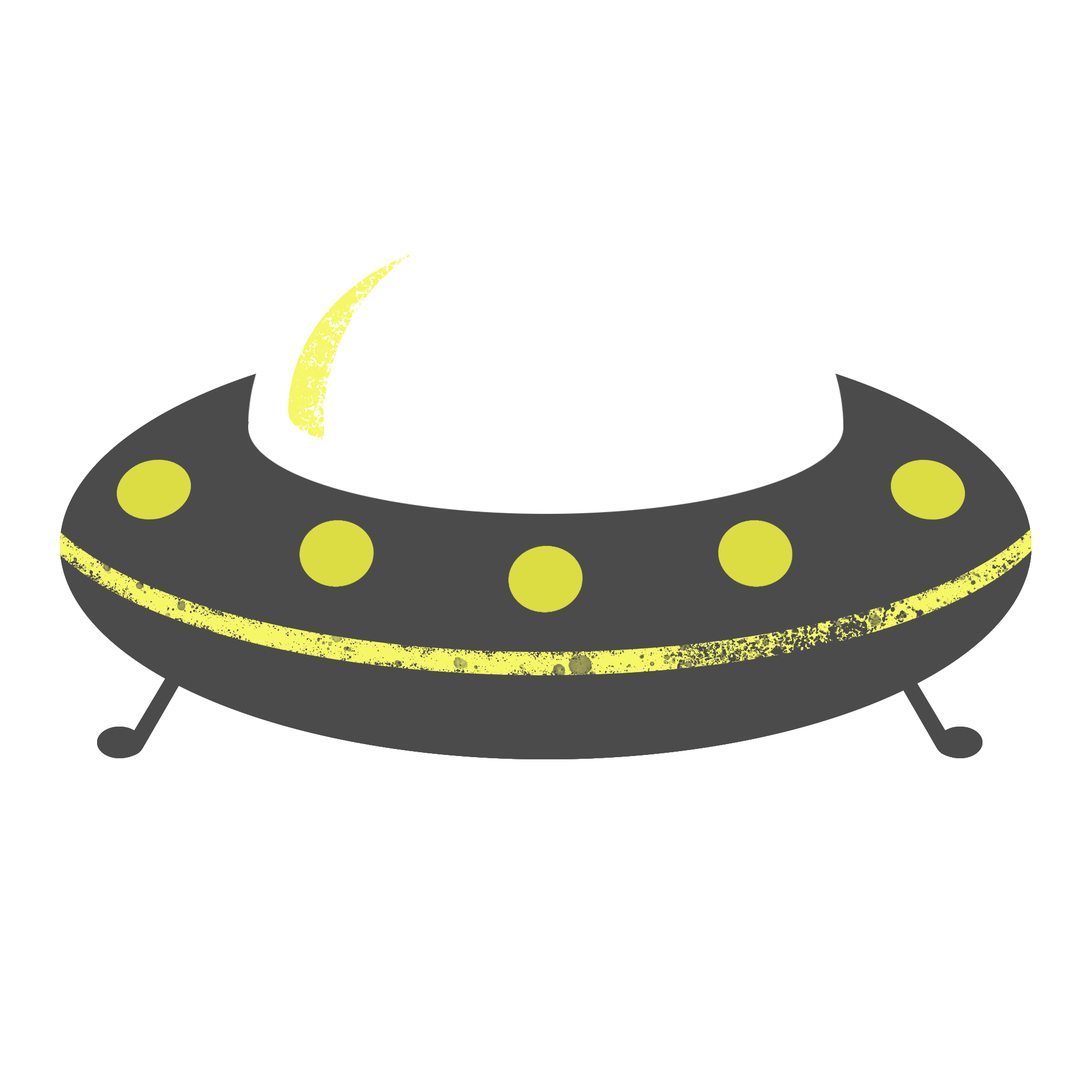
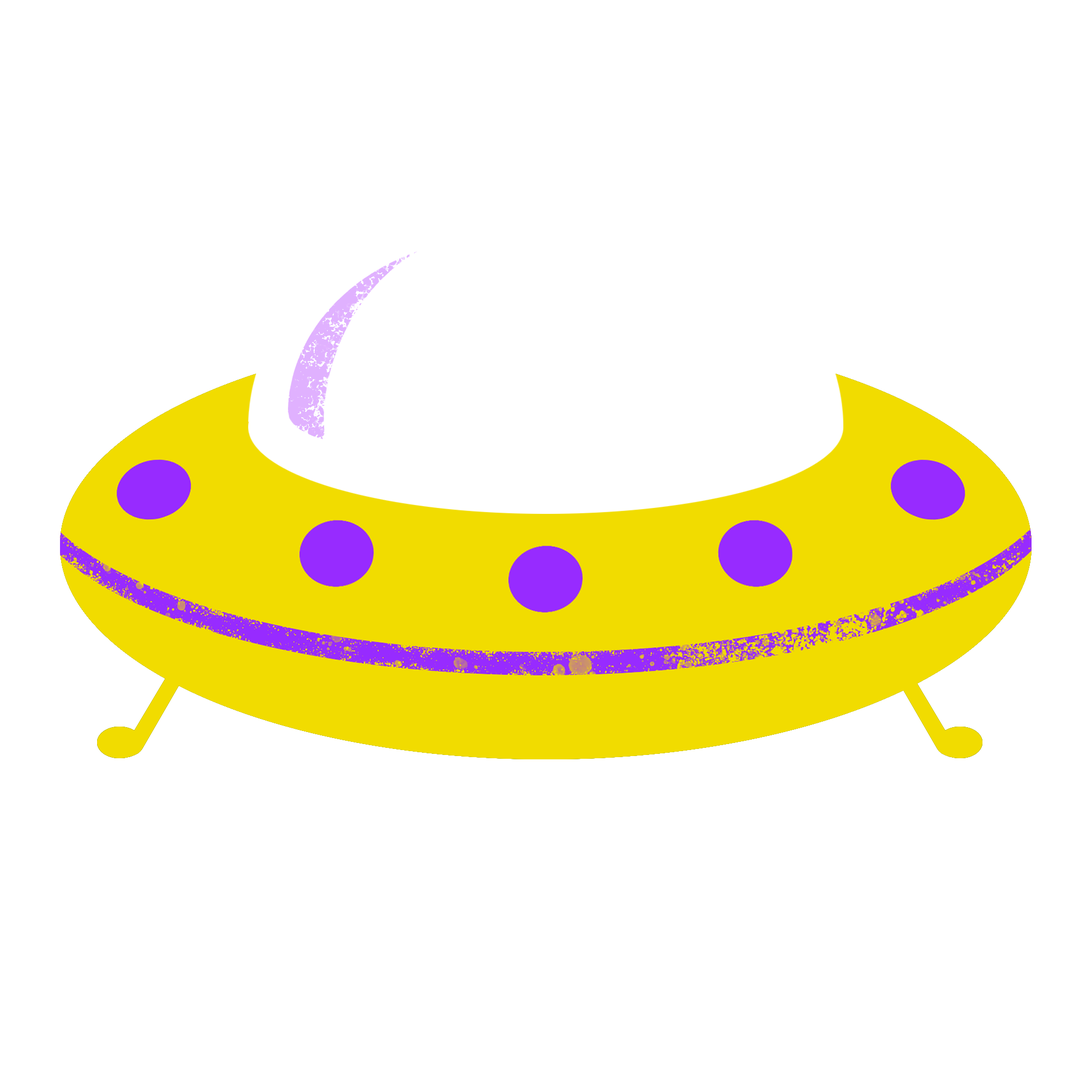
Revision of a layered 1091x1091 image; what changed, layer by layer:
added group "V04 - toy 03" with 5 layers above "V03 - toy 02" over [60, 251, 1033, 760]
added layer "hl" (1st of 3, in "V04 - toy 03") in group "V04 - toy 03" over [287, 251, 418, 440]
added layer "lights" (1st of 4, in "V04 - toy 03") in group "V04 - toy 03" over [116, 459, 966, 613]
added layer "cabin" (1st of 3, in "V04 - toy 03") in group "V04 - toy 03" over [248, 251, 844, 515]
added layer "line" (1st of 2, in "V04 - toy 03") in group "V04 - toy 03" over [60, 528, 1033, 676]
added layer "Layer 1" (1st of 4, in "V04 - toy 03") in group "V04 - toy 03" over [60, 331, 1033, 760]
added group "V03 - toy 02" with 5 layers above "V02 - toy 01" over [60, 251, 1033, 760]
added layer "hl" (2nd of 3, in "V03 - toy 02") in group "V03 - toy 02" over [287, 251, 418, 440]
added layer "lights" (2nd of 4, in "V03 - toy 02") in group "V03 - toy 02" over [116, 459, 966, 613]
added layer "cabin" (2nd of 3, in "V03 - toy 02") in group "V03 - toy 02" over [248, 251, 844, 515]
added layer "line" (2nd of 2, in "V03 - toy 02") in group "V03 - toy 02" over [60, 528, 1033, 676]
added layer "Layer 1" (2nd of 4, in "V03 - toy 02") in group "V03 - toy 02" over [60, 331, 1033, 760]
moved "lights" (4th of 4, in "V01 - wall") into group "V01 - wall" over [116, 459, 966, 613]
painted on "Layer 5 copy 4" over [717, 520, 793, 588]
painted on "Layer 5 copy 3" over [508, 545, 584, 613]
painted on "Layer 5 copy 2" over [299, 520, 375, 588]
painted on "Layer 5 copy 5" over [890, 459, 966, 521]
painted on "Layer 5" over [116, 459, 192, 521]
moved "Layer 3 copy" into group "V01 - wall" over [287, 251, 418, 440]
moved "Layer 3" into group "V01 - wall" over [248, 251, 844, 515]
moved "Layer 7" (2nd of 2, in "V01 - wall") into group "V01 - wall" over [60, 528, 1033, 676]
moved "Layer 1" (4th of 4, in "V01 - wall") into group "V01 - wall" over [60, 331, 1033, 760]
